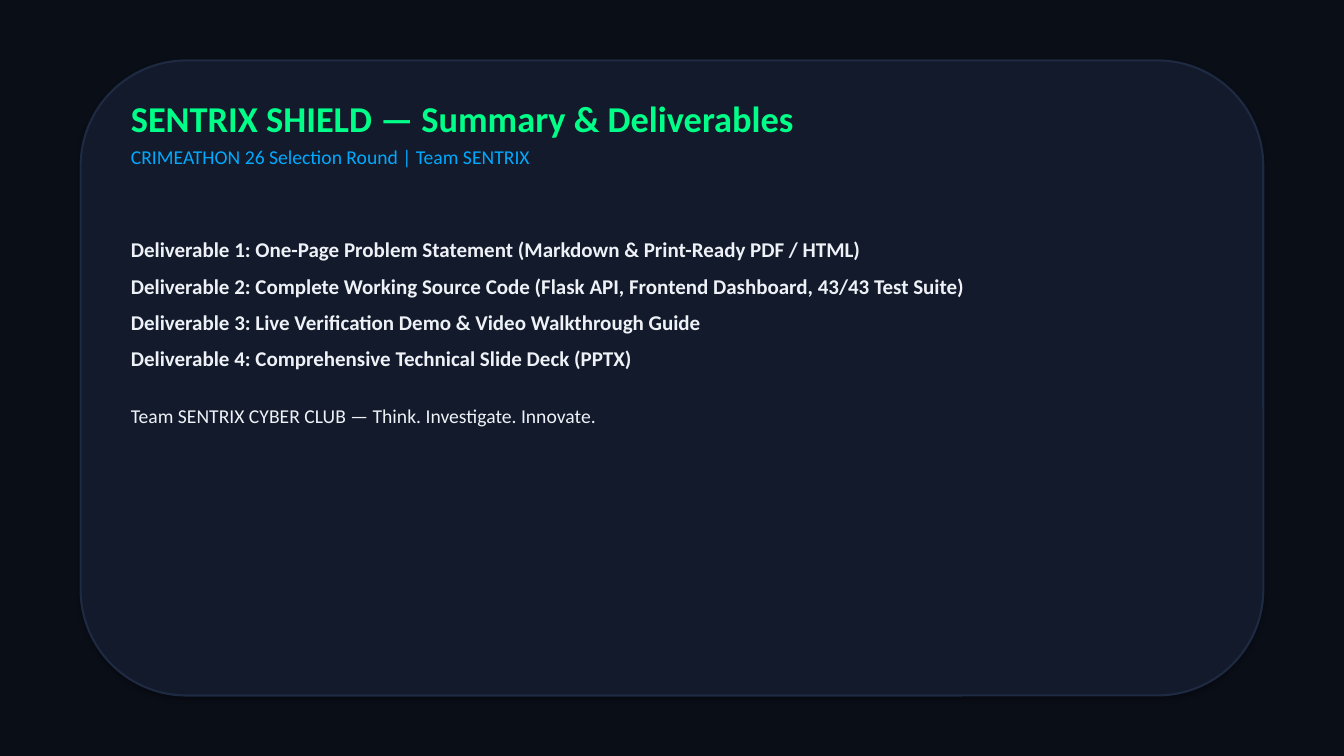
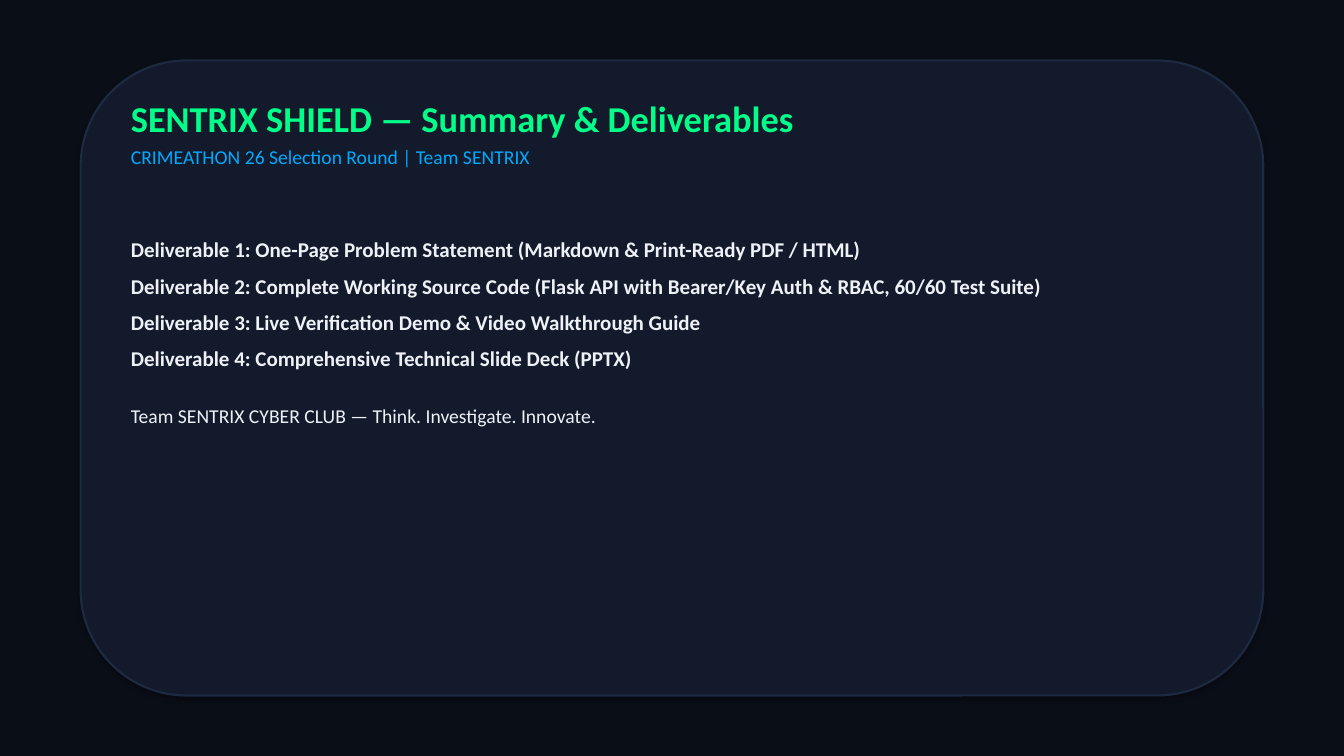
Before and after one commit to kandukurijagan1/crimeathon, a slide deck: slide 10 of SENTRIX_SHIELD_PRESENTATION.pptx. Drawn at 1344x756 pixels with LibreOffice and Linux fonts; fonts in the diff are those of the drawing. Boxes give left, top, right and bottom in pixels: in the first picture for what was removed or moved away, otherwise in the second. Text is boxed around its words. In the diff, an @@ line names an element or a change of style, - is before the commit and + after.

Commit message:
Final Crimeathon Fix: Implemented Flask API authentication & RBAC, input validation with ipaddress, explicit CORS, corrected forensic simulation wording, and expanded 20-category 60-test security suite

```diff
--- a/SENTRIX_SHIELD_PRESENTATION.pptx
+++ b/SENTRIX_SHIELD_PRESENTATION.pptx
@@ text at <box>131,278,1040,298</box>: text changed @@
-Deliverable 2: Complete Working Source Code (Flask API, Frontend Dashboard, 43/43 Test Suite)
+Deliverable 2: Complete Working Source Code (Flask API with Bearer/Key Auth & RBAC, 60/60 Test Suite)
```
Also in this commit, not shown: 4 other slides changed, 9 other files.
